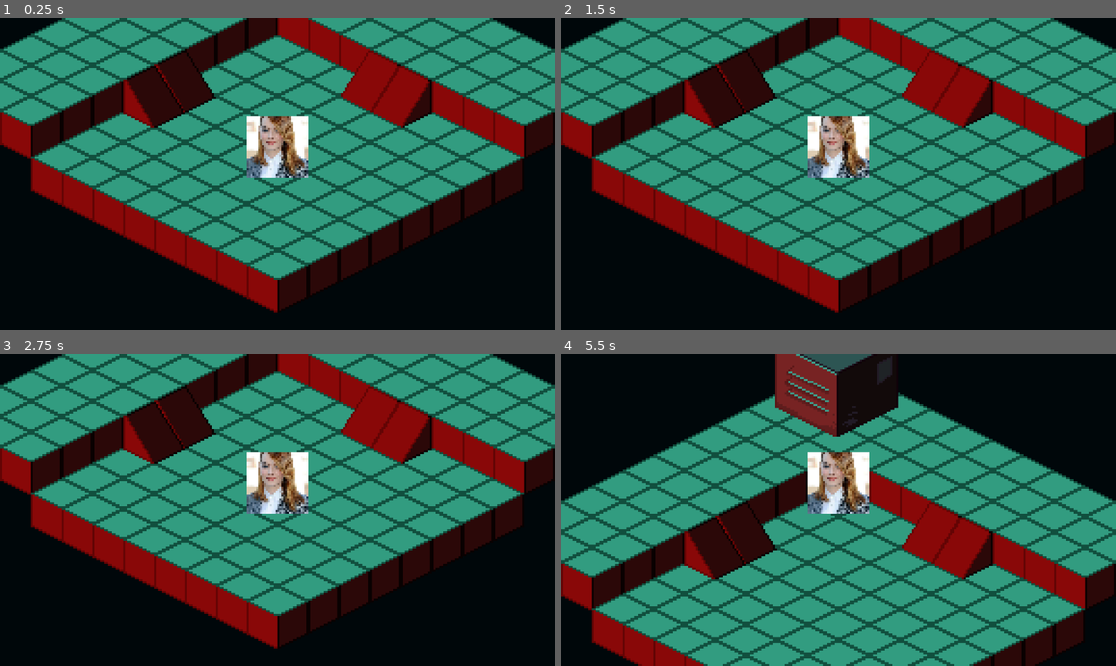
Above: before the commit, frames 1-4 (two rows, left to right).
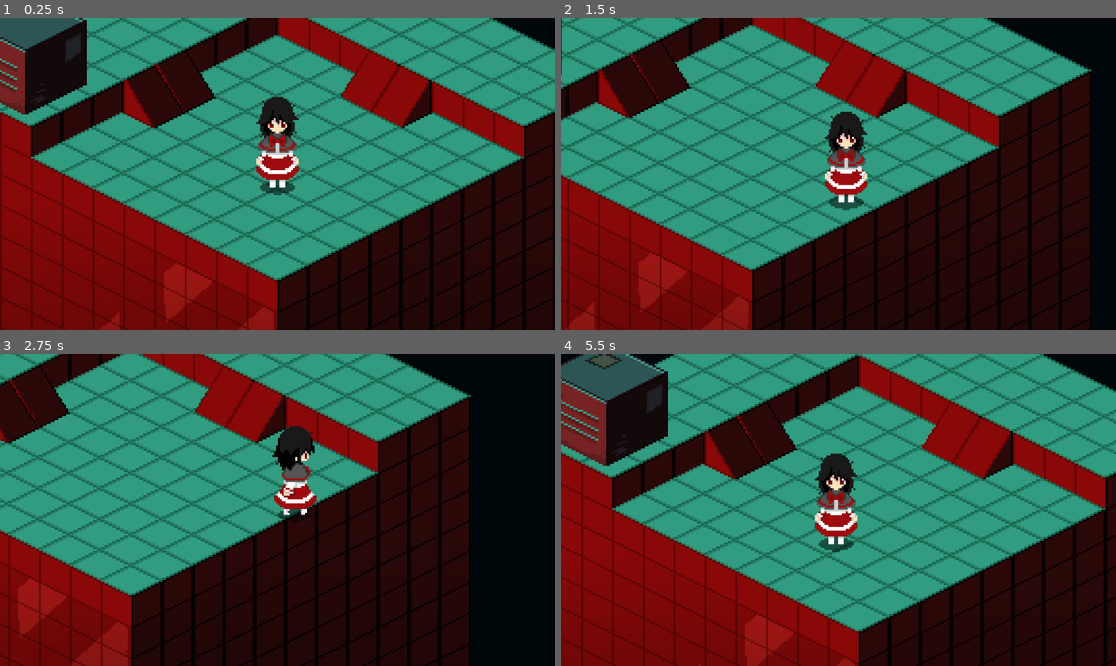
Above: after the commit, the same moments.

Repository: a-v-novikov/game-jam-w26
Game: Godot game, scene res://scenes/skyscraper.tscn
The game is run twice, just before and just after one commit, with the same random seed, the same clock (stepped at 60 frames per second) and the same inputs. Before the commit the project starts from res://scenes/node_2d.tscn.
Inputs:
- Up to frame 1 (0.25 s): no input
- Up to frame 2 (1.5 s): tap Enter at 0.5 s; hold D (move_right) 0.53-1.28 s; hold E (interact) 0.53-1.28 s; hold S (move_down) from 1.28 s (still down); tap E (interact) at 1.35 s
- Up to frame 3 (2.75 s): release S (move_down) at 2.03 s; hold D (move_right) from 2.03 s (still down); hold E (interact) from 2.03 s (still down)
- Up to frame 4 (5.5 s): release D (move_right) at 2.78 s; release E (interact) at 2.78 s; hold Up (move_up) 2.78-3.53 s; tap E (interact) at 2.85, 4.35 s; hold E (interact) 3.53-4.28 s; hold A (move_left) 3.53-5.03 s; hold S (move_down) from 5.03 s (still down); hold E (interact) from 5.03 s (still down)

The runs differ from the first frame. In frame 1, 43% of the frame differs, in the area x 0-100%, y 0-100%; in frame 2, 73%; in frame 3, 74%; in frame 4, 80%.

Commit message:
Character sprite replaced placeholder, rooftop exit

Diff:
--- a/purple-game/interaction_components/interacting_component.tscn
+++ b/purple-game/interaction_components/interacting_component.tscn
@@ -30,10 +30,10 @@
 anchor_top = 0.5
 anchor_right = 0.5
 anchor_bottom = 0.5
-offset_left = -47.0
-offset_top = -40.0
-offset_right = 48.0
-offset_bottom = -17.0
+offset_left = -48.0
+offset_top = -50.0
+offset_right = 47.0
+offset_bottom = -27.0
 grow_horizontal = 2
 grow_vertical = 2
 text = "E to Interact"
--- /dev/null
+++ b/purple-game/json/ch1_skyscraper_dialogue.json
@@ -0,0 +1,10 @@
+{
+	"transformer": [
+		"The transformer box buzzes quietly. There's no wind tonight.",
+		"I hear the distant sound of cars on the street below."
+	],
+	"ledge": [
+		"From up here, the crowded street looks like a single wave of people.",
+		"It must be opening night..."
+	]
+}
--- a/purple-game/project.godot
+++ b/purple-game/project.godot
@@ -11,9 +11,13 @@
 [application]
 
 config/name="purple game"
-run/main_scene="res://scenes/node_2d.tscn"
+run/main_scene="res://scenes/skyscraper.tscn"
 config/features=PackedStringArray("4.6", "Forward Plus")
 config/icon="res://icon.svg"
+
+[autoload]
+
+Singalbus="*uid://2epsybipn1sk"
 
 [input]
 
@@ -52,6 +56,7 @@
 
 2d_physics/layer_1="world"
 2d_physics/layer_2="interact"
+2d_physics/layer_3="dialogue"
 
 [physics]
 
--- /dev/null
+++ b/purple-game/scenes/dialogue_player.tscn
@@ -0,0 +1,26 @@
+[gd_scene format=3 uid="uid://c5ao8a6afwoqt"]
+
+[ext_resource type="Script" uid="uid://dilr0ylcqfp36" path="res://scripts/dialogue_player.gd" id="1_seo6n"]
+[ext_resource type="Texture2D" uid="uid://cji62ba1exnps" path="res://assets/dialogue_area.png" id="2_71jv0"]
+[ext_resource type="FontFile" uid="uid://byxvxxcsotdhr" path="res://assets/font/GomePixel-ARJd7.otf" id="3_qwa2t"]
+
+[sub_resource type="LabelSettings" id="LabelSettings_1gicr"]
+font = ExtResource("3_qwa2t")
+font_color = Color(0.19804284, 0.003218055, 0.016254362, 1)
+
+[node name="DialoguePlayer" type="CanvasLayer" unique_id=1253561365]
+process_mode = 3
+script = ExtResource("1_seo6n")
+
+[node name="Background" type="TextureRect" parent="." unique_id=1773092383]
+offset_right = 85.0
+offset_bottom = 34.0
+texture = ExtResource("2_71jv0")
+
+[node name="TextLabel" type="Label" parent="." unique_id=1446195495]
+offset_left = 4.0
+offset_top = 4.0
+offset_right = 123.0
+offset_bottom = 59.0
+label_settings = SubResource("LabelSettings_1gicr")
+autowrap_mode = 2
--- a/purple-game/scenes/emma.tscn
+++ b/purple-game/scenes/emma.tscn
@@ -1,23 +1,144 @@
 [gd_scene format=3 uid="uid://dipwr45mu4qo1"]
 
 [ext_resource type="Script" uid="uid://cm8t3er5e08rv" path="res://scripts/emma.gd" id="1_gju0k"]
-[ext_resource type="Texture2D" uid="uid://bln34gskrw81q" path="res://assets/emmastone.png" id="2_l765y"]
+[ext_resource type="Texture2D" uid="uid://bpi46kua07yne" path="res://assets/player/down1.png" id="2_nomvk"]
+[ext_resource type="Texture2D" uid="uid://cnyniqn0idtch" path="res://assets/player/left1.png" id="3_juhsi"]
 [ext_resource type="PackedScene" uid="uid://l2ym1l20fpe5" path="res://interaction_components/interacting_component.tscn" id="4_6dg7w"]
+[ext_resource type="Texture2D" uid="uid://vm5n8aost3wk" path="res://assets/player/right1.png" id="4_8djpb"]
+[ext_resource type="Texture2D" uid="uid://bkwsachgb62o" path="res://assets/player/up1.png" id="5_vdm64"]
+[ext_resource type="Texture2D" uid="uid://5icsy8ehip5e" path="res://assets/player/down2.png" id="6_w5y2c"]
+[ext_resource type="Texture2D" uid="uid://q6shdoe7ib2s" path="res://assets/player/down3.png" id="7_u7woy"]
+[ext_resource type="Texture2D" uid="uid://dbjk1dgsxtmd4" path="res://assets/player/down4.png" id="8_s0pl8"]
+[ext_resource type="Texture2D" uid="uid://5337gkspucbr" path="res://assets/player/left2.png" id="9_ub4ev"]
+[ext_resource type="Texture2D" uid="uid://naq52ns1vwfw" path="res://assets/player/left3.png" id="10_svynf"]
+[ext_resource type="Texture2D" uid="uid://dttq2n2whdrex" path="res://assets/player/left4.png" id="11_t4qv8"]
+[ext_resource type="Texture2D" uid="uid://cm82qb7ybxdir" path="res://assets/player/right2.png" id="12_q621a"]
+[ext_resource type="Texture2D" uid="uid://bvp6pf3cc6uaw" path="res://assets/player/right3.png" id="13_8egxl"]
+[ext_resource type="Texture2D" uid="uid://bkpfp1pp2yu6v" path="res://assets/player/right4.png" id="14_0augm"]
+[ext_resource type="Texture2D" uid="uid://uf36o0sgml1a" path="res://assets/player/up2.png" id="15_8788p"]
+[ext_resource type="Texture2D" uid="uid://cyi8wtf60315a" path="res://assets/player/up3.png" id="16_50oue"]
+[ext_resource type="Texture2D" uid="uid://drw64pwy83mij" path="res://assets/player/up4.png" id="17_668th"]
 
 [sub_resource type="CircleShape2D" id="CircleShape2D_44cfe"]
 radius = 2.0
+
+[sub_resource type="SpriteFrames" id="SpriteFrames_nalck"]
+animations = [{
+"frames": [{
+"duration": 1.0,
+"texture": ExtResource("2_nomvk")
+}],
+"loop": true,
+"name": &"stand_down",
+"speed": 5.0
+}, {
+"frames": [{
+"duration": 1.0,
+"texture": ExtResource("3_juhsi")
+}],
+"loop": true,
+"name": &"stand_left",
+"speed": 5.0
+}, {
+"frames": [{
+"duration": 1.0,
+"texture": ExtResource("4_8djpb")
+}],
+"loop": true,
+"name": &"stand_right",
+"speed": 5.0
+}, {
+"frames": [{
+"duration": 1.0,
+"texture": ExtResource("5_vdm64")
+}],
+"loop": true,
+"name": &"stand_up",
+"speed": 5.0
+}, {
+"frames": [{
+"duration": 1.0,
+"texture": ExtResource("2_nomvk")
+}, {
+"duration": 1.0,
+"texture": ExtResource("6_w5y2c")
+}, {
+"duration": 1.0,
+"texture": ExtResource("7_u7woy")
+}, {
+"duration": 1.0,
+"texture": ExtResource("8_s0pl8")
+}],
+"loop": true,
+"name": &"walk_down",
+"speed": 5.0
+}, {
+"frames": [{
+"duration": 1.0,
+"texture": ExtResource("3_juhsi")
+}, {
+"duration": 1.0,
+"texture": ExtResource("9_ub4ev")
+}, {
+"duration": 1.0,
+"texture": ExtResource("10_svynf")
+}, {
+"duration": 1.0,
+"texture": ExtResource("11_t4qv8")
+}],
+"loop": true,
+"name": &"walk_left",
+"speed": 5.0
+}, {
+"frames": [{
+"duration": 1.0,
+"texture": ExtResource("4_8djpb")
+}, {
+"duration": 1.0,
+"texture": ExtResource("12_q621a")
+}, {
+"duration": 1.0,
+"texture": ExtResource("13_8egxl")
+}, {
+"duration": 1.0,
+"texture": ExtResource("14_0augm")
+}],
+"loop": true,
+"name": &"walk_right",
+"speed": 5.0
+}, {
+"frames": [{
+"duration": 1.0,
+"texture": ExtResource("5_vdm64")
+}, {
+"duration": 1.0,
+"texture": ExtResource("15_8788p")
+}, {
+"duration": 1.0,
+"texture": ExtResource("16_50oue")
+}, {
+"duration": 1.0,
+"texture": ExtResource("17_668th")
+}],
+"loop": true,
+"name": &"walk_up",
+"speed": 5.0
+}]
 
 [node name="Emma" type="CharacterBody2D" unique_id=1252624886]
 motion_mode = 1
 script = ExtResource("1_gju0k")
 
 [node name="CollisionShape2D" type="CollisionShape2D" parent="." unique_id=1158792380]
+position = Vector2(0, 5)
 shape = SubResource("CircleShape2D_44cfe")
 
-[node name="Emmastone" type="Sprite2D" parent="." unique_id=758402368]
-z_index = 2
+[node name="Emmastone" type="AnimatedSprite2D" parent="." unique_id=1681487744]
+z_index = 1
 texture_filter = 1
 position = Vector2(0, -14)
-texture = ExtResource("2_l765y")
+sprite_frames = SubResource("SpriteFrames_nalck")
+animation = &"stand_down"
+autoplay = "stand_down"
 
 [node name="InteractingComponent" parent="." unique_id=182035103 instance=ExtResource("4_6dg7w")]
--- /dev/null
+++ b/purple-game/scenes/exit.tscn
@@ -0,0 +1,15 @@
+[gd_scene format=3 uid="uid://de120npp8rh56"]
+
+[ext_resource type="Texture2D" uid="uid://grhpc2nklp3" path="res://assets/exit.png" id="1_l0aq0"]
+
+[sub_resource type="ConvexPolygonShape2D" id="ConvexPolygonShape2D_uyw7u"]
+points = PackedVector2Array(-38, 37, 8, 59, 40, 44, 40, 0, -38, 0)
+
+[node name="Exit" type="StaticBody2D" unique_id=890237801]
+
+[node name="Sprite2D" type="Sprite2D" parent="." unique_id=578230508]
+texture_filter = 1
+texture = ExtResource("1_l0aq0")
+
+[node name="CollisionShape2D" type="CollisionShape2D" parent="." unique_id=1408674559]
+shape = SubResource("ConvexPolygonShape2D_uyw7u")
--- a/purple-game/scenes/node_2d.tscn
+++ b/purple-game/scenes/skyscraper.tscn
@@ -1,12 +1,14 @@
 [gd_scene format=4 uid="uid://buooldn8mfiah"]
 
-[ext_resource type="Texture2D" uid="uid://clunn34jggioh" path="res://assets/tiles/roof NEW REAL.png" id="1_wtcfe"]
-[ext_resource type="PackedScene" uid="uid://dipwr45mu4qo1" path="res://scenes/emma.tscn" id="2_0e48y"]
-[ext_resource type="Script" uid="uid://cjflslt8klly1" path="res://scripts/tile_map_layer.gd" id="2_epypp"]
-[ext_resource type="PackedScene" uid="uid://bowwtnv72rsks" path="res://scenes/transformer.tscn" id="4_4vge2"]
+[ext_resource type="Texture2D" uid="uid://clunn34jggioh" path="res://assets/tiles/roof NEW REAL.png" id="1_5pluy"]
+[ext_resource type="Script" uid="uid://cjflslt8klly1" path="res://scripts/tile_map_layer.gd" id="2_b55vv"]
+[ext_resource type="PackedScene" uid="uid://dipwr45mu4qo1" path="res://scenes/emma.tscn" id="3_q6ale"]
+[ext_resource type="PackedScene" uid="uid://bowwtnv72rsks" path="res://scenes/transformer.tscn" id="4_i2scu"]
+[ext_resource type="PackedScene" uid="uid://de120npp8rh56" path="res://scenes/exit.tscn" id="5_wemv6"]
+[ext_resource type="Texture2D" uid="uid://bvr2luic2dj0g" path="res://assets/skyscraper.png" id="6_k6234"]
 
 [sub_resource type="TileSetAtlasSource" id="TileSetAtlasSource_0e48y"]
-texture = ExtResource("1_wtcfe")
+texture = ExtResource("1_5pluy")
 texture_region_size = Vector2i(32, 32)
 0:0/next_alternative_id = 3
 0:0/0 = 0
@@ -62,6 +64,7 @@
 sources/0 = SubResource("TileSetAtlasSource_0e48y")
 
 [node name="Skyscraper" type="Node2D" unique_id=963961040]
+texture_filter = 1
 
 [node name="TileMapLayers" type="Node2D" parent="." unique_id=1350620124]
 
@@ -70,16 +73,25 @@
 texture_filter = 1
 tile_map_data = PackedByteArray("AAD///3/AAACAAAAAAD///7/AAACAAAAAAD/////AAACAAAAAAAAAP7/AAACAAAAAAAAAAAAAAACAAAAAAAAAP …(1952 unchanged characters)…
 tile_set = SubResource("TileSet_epypp")
-script = ExtResource("2_epypp")
+script = ExtResource("2_b55vv")
 
 [node name="Entities" type="Node2D" parent="." unique_id=809067863]
 
-[node name="Emma" parent="Entities" unique_id=1252624886 instance=ExtResource("2_0e48y")]
+[node name="Emma" parent="Entities" unique_id=1252624886 instance=ExtResource("3_q6ale")]
 motion_mode = 0
 
 [node name="Camera2D" type="Camera2D" parent="Entities/Emma" unique_id=1989916760]
 zoom = Vector2(4, 4)
 position_smoothing_enabled = true
 
-[node name="Transformer" parent="Entities" unique_id=631186918 instance=ExtResource("4_4vge2")]
-position = Vector2(-1, -130)
+[node name="Transformer" parent="Entities" unique_id=631186918 instance=ExtResource("4_i2scu")]
+position = Vector2(-131, -63)
+
+[node name="Exit" parent="Entities" unique_id=890237801 instance=ExtResource("5_wemv6")]
+position = Vector2(6, -155)
+
+[node name="Skyscraper" type="Sprite2D" parent="." unique_id=1387460450]
+z_index = -6
+texture_filter = 1
+position = Vector2(0, 110)
+texture = ExtResource("6_k6234")
--- /dev/null
+++ b/purple-game/scripts/dialogue_player.gd
@@ -0,0 +1,10 @@
+extends CanvasLayer
+
+@export var scene_text_file: String = ""
+
+@onready var background = $Background
+@onready var text_label = $TextLabel
+
+var scene_text = {}
+var selected_text = []
+var in_progress = false
--- a/purple-game/scripts/emma.gd
+++ b/purple-game/scripts/emma.gd
@@ -1,9 +1,24 @@
 extends CharacterBody2D
 
-func _physics_process(delta: float) -> void:
-	var direction := Input.get_vector("ui_left", "ui_right", "ui_up", "ui_down")
+@onready var _animated_sprite = $Emmastone
+
+func _physics_process(_delta):
+	var direction := Input.get_vector("move_left", "move_right", "move_up", "move_down")
 	if direction != Vector2.ZERO:
-		velocity = direction * 80.0
+		velocity = direction * 65.0
 	else:
 		velocity = Vector2.ZERO
 	move_and_slide()
+
+
+func _process(_delta):
+	if Input.is_action_pressed("move_down"):
+		_animated_sprite.play("walk_down")
+	elif Input.is_action_pressed("move_left"):
+		_animated_sprite.play("walk_left")
+	elif Input.is_action_pressed("move_right"):
+		_animated_sprite.play("walk_right")
+	elif Input.is_action_pressed("move_up"):
+		_animated_sprite.play("walk_up")
+	else:
+		_animated_sprite.stop()
Binary file added: purple-game/assets/dialogue_area.png
Not shown, added: purple-game/assets/dialogue_area.png.import
Binary file added: purple-game/assets/director.png
Not shown, added: purple-game/assets/director.png.import
Binary file added: purple-game/assets/exit.png
Not shown, added: purple-game/assets/exit.png.import
Binary file added: purple-game/assets/player/down1.png
Not shown, added: purple-game/assets/player/down1.png.import
Binary file added: purple-game/assets/player/down2.png
Not shown, added: purple-game/assets/player/down2.png.import
Binary file added: purple-game/assets/player/down3.png
Not shown, added: purple-game/assets/player/down3.png.import
(and 33 more such lines)
